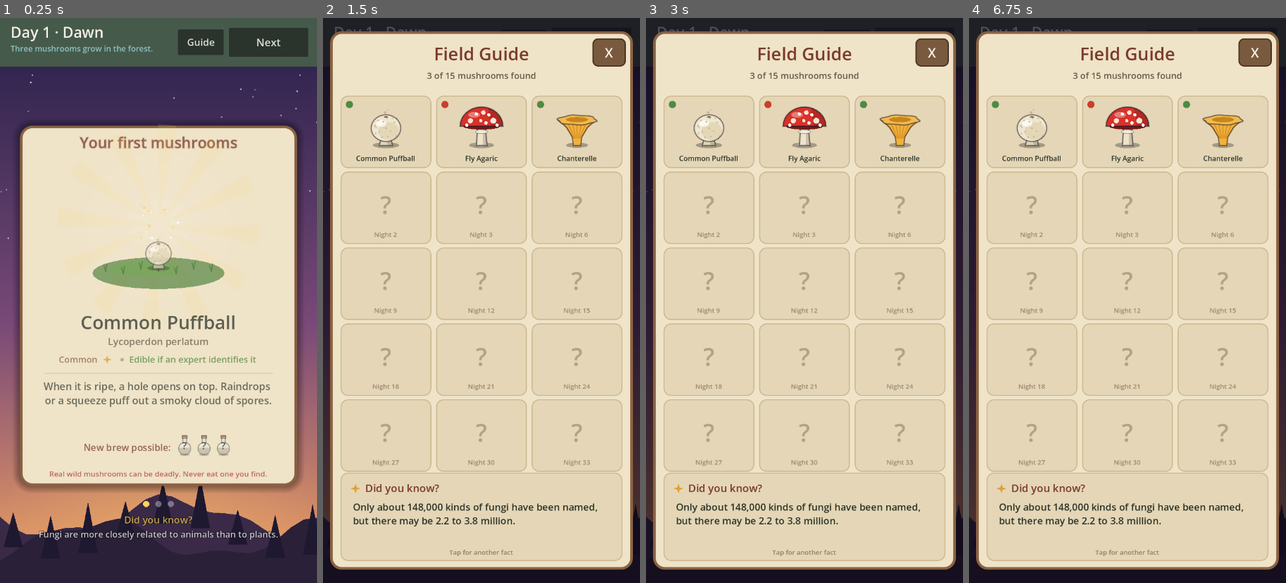
Above: before the commit, frames 1-4 (left to right).
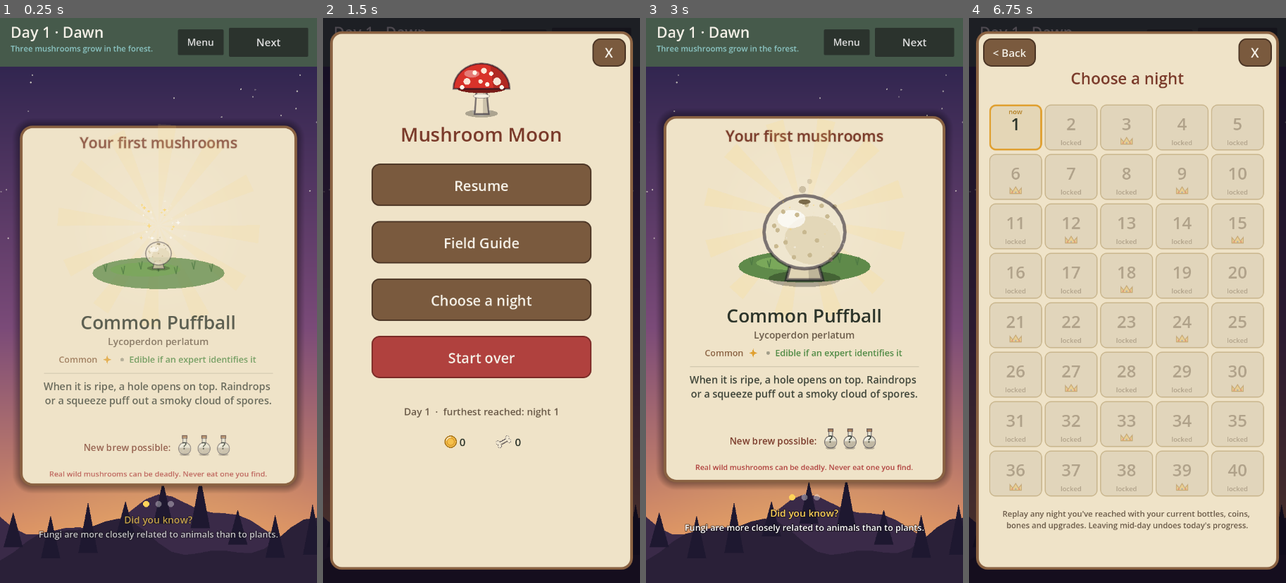
Above: after the commit, the same moments.

Repository: EstonTJ/Mushroom-Game
Game: Godot game, scene res://main.tscn
Same seed, same stepped clock (60 frames per second), same inputs: the game is played once before the commit and once after it.
Inputs (mouse positions are in pixels of both pictures, inside the frame that each line leads up to):
- Up to frame 1 (0.25 s): no input
- Up to frame 2 (1.5 s): click (522, 40) at 0.5 s, where only the run before the commit has a clickable "Guide"; move the mouse to (551, 272) at 1.27 s; click (551, 272) at 1.42 s
- Up to frame 3 (3 s): drag from (741, 328) to (788, 413) at 2.02 s; move the mouse to (836, 176) at 2.77 s; click (836, 176) at 2.92 s
- Up to frame 4 (6.75 s): click (1168, 40) at 3.5 s, where only the run after the commit has a clickable "Menu"; drag from (1111, 413) to (1032, 215) at 4.27 s; move the mouse to (1222, 385) at 5.02 s; click (1222, 385) at 5.17 s; drag from (1032, 215) to (1079, 159) at 5.77 s; move the mouse to (1143, 300) at 6.52 s; click (1143, 300) at 6.67 s

The runs differ from the first frame. In frame 1, less than 0.1% of the frame differs, in the area x 59-68%, y 3-5%; in frame 2, 28%; in frame 3, 54%, in the area x 0-100%, y 0-100%; in frame 4, 14%.

Commit message:
Menu: resume, Field Guide, choose a night, start over
The top-bar Guide button becomes Menu, which pauses the game and offers:
- Resume.
- Field Guide.
- Choose a night: a grid of all 40 nights; any night up to the furthest
  reached can be replayed (boss nights marked with a crown, the current
  night outlined). A replay starts that day in the forest with current
  bottles, coins, bones and upgrades; today's unfinished progress is
  undone first, as with Retry day. The furthest night (Data.best_day) is
  kept and saved, so the player can jump back.
- Start over: asks for confirmation, then erases the save and begins
  again on night 1.

Also fixes a real bug found by the new tests: a replaced screen stayed
in the tree until the end of the frame and could still fire signals (a
forest timer ending pushed the new day on to the cauldron). Screens are
now removed from the tree immediately when replaced.

Co-Authored-By: Claude Opus 5.5 <noreply@anthropic.com>

Diff:
--- a/scripts/data.gd
+++ b/scripts/data.gd
@@ -249,6 +249,8 @@
 const EMPOWER := {"radius": 1.3, "duration": 1.4, "dps": 1.5, "burst": 1.5, "ward": 2, "heal": 1}
 
 var day := 1
+## The furthest day reached; nights up to this can be replayed from the menu.
+var best_day := 1
 var coins := 0
 var bones := 0
 var upgrades := {}
@@ -264,6 +266,7 @@
 
 func reset_game() -> void:
 	day = 1
+	best_day = 1
 	inventory.clear()
 	bottles.clear()
 	discovered.clear()
@@ -302,7 +305,7 @@
 func save_game(phase: String = "forage") -> void:
 	var text := JSON.stringify({"version": SAVE_VERSION, "day": day, "phase": phase, "inventory": inventory,
 		"bottles": bottles, "discovered": discovered, "seen_creatures": seen_creatures, "unlock_seen": unlock_seen,
-		"coins": coins, "bones": bones, "upgrades": upgrades, "snapshot": _snapshot})
+		"coins": coins, "bones": bones, "upgrades": upgrades, "best_day": maxi(best_day, day), "snapshot": _snapshot})
 	var f := FileAccess.open(SAVE_PATH, FileAccess.WRITE)
 	if f != null:
 		f.store_string(text)
@@ -334,6 +337,7 @@
 		return false
 	reset_game()
 	day = clampi(int(data.get("day", 1)), 1, NIGHTS)
+	best_day = clampi(int(data.get("best_day", day)), day, NIGHTS)
 	unlock_seen = int(data.get("unlock_seen", 0))
 	saved_phase = str(data.get("phase", "forage"))
 	for id in ingredient_order:
--- a/scripts/main.gd
+++ b/scripts/main.gd
@@ -8,6 +8,7 @@
 const Unlock = preload("res://scripts/unlock.gd")
 const Guide = preload("res://scripts/guide.gd")
 const Shop = preload("res://scripts/shop.gd")
+const Menu = preload("res://scripts/menu.gd")
 
 var phase := ""
 var phase_node = null
@@ -17,6 +18,7 @@
 var action := Callable()
 var guide_btn: Button
 var guide
+var menu
 var diag_timer := 0.0
 var fps_label: Label
 
@@ -124,11 +126,11 @@
 	layer.add_child(action_btn)
 
 	guide_btn = Button.new()
-	guide_btn.text = "Guide"
+	guide_btn.text = "Menu"
 	guide_btn.position = Vector2(404, 26)
 	guide_btn.size = Vector2(104, 58)
 	guide_btn.add_theme_font_size_override("font_size", 22)
-	guide_btn.pressed.connect(open_guide)
+	guide_btn.pressed.connect(open_menu)
 	layer.add_child(guide_btn)
 
 	# Frame counter for performance checks: add ?fps to the web address.
@@ -149,6 +151,13 @@
 	guide.visible = false
 	guide.closed.connect(_on_guide_closed)
 	guide_layer.add_child(guide)
+	menu = Menu.new()
+	menu.visible = false
+	menu.resumed.connect(_on_guide_closed)
+	menu.guide_requested.connect(func(): open_guide())
+	menu.night_chosen.connect(_on_night_chosen)
+	menu.restart_confirmed.connect(_on_restart)
+	guide_layer.add_child(menu)
 
 
 ## Opens the Field Guide and pauses the game until it's closed.
@@ -161,6 +170,32 @@
 	get_tree().paused = false
 
 
+## Opens the game menu and pauses the game until it's closed.
+func open_menu() -> void:
+	menu.open()
+	get_tree().paused = true
+
+
+## Replay a night from the menu: today's unfinished progress is undone (as
+## with Retry day), then that day starts in the forest with current stock.
+func _on_night_chosen(n: int) -> void:
+	get_tree().paused = false
+	if phase in ["forage", "brew", "fortify", "night", "result"]:
+		Data.restore_snapshot()
+	Data.best_day = maxi(Data.best_day, Data.day)
+	Data.day = n
+	Data.unlock_seen = maxi(Data.unlock_seen, n)
+	_start_day()
+	hint.text = "Replaying night %d." % n
+
+
+func _on_restart() -> void:
+	get_tree().paused = false
+	Data.clear_save()
+	Data.reset_game()
+	_begin_day()
+
+
 func _on_action() -> void:
 	if action.is_valid():
 		action.call()
@@ -170,6 +205,9 @@
 	phase = new_phase
 	Data.write_diag(new_phase + " (starting)")
 	if phase_node:
+		# Take the old screen out at once so it can't fire signals (a forest
+		# timer running out, say) after the new screen has started.
+		remove_child(phase_node)
 		phase_node.queue_free()
 	phase_node = node
 	add_child(node)
@@ -212,6 +250,7 @@
 
 
 func _start_day() -> void:
+	Data.best_day = maxi(Data.best_day, Data.day)
 	Data.take_snapshot()
 	Data.save_game()
 	var forage := Forage.new()
@@ -280,6 +319,7 @@
 	if phase != "result":
 		return
 	Data.day += 1
+	Data.best_day = maxi(Data.best_day, Data.day)
 	Data.save_game("market")
 	_start_market(got_coins, got_bones)
 
--- /dev/null
+++ b/scripts/menu.gd
@@ -0,0 +1,192 @@
+extends Node2D
+## Game menu overlay (the game is paused while it's open): resume, open the
+## Field Guide, replay any night already reached, or start over.
+
+signal resumed
+signal guide_requested
+signal night_chosen(n: int)
+signal restart_confirmed
+
+const Art = preload("res://scripts/art.gd")
+
+const PANEL := Rect2(16, 30, 688, 1220)
+const CLOSE := Rect2(612, 46, 76, 64)
+const BACK := Rect2(32, 46, 120, 64)
+const MAIN_BUTTONS := ["Resume", "Field Guide", "Choose a night", "Start over"]
+const COLS := 5
+const TILE := Vector2(120, 104)
+const GRID_TOP := 196.0
+const YES := Rect2(120, 700, 220, 80)
+const NO := Rect2(380, 700, 220, 80)
+
+var page := "main"
+var t := 0.0
+var panel_box: StyleBoxFlat
+var button_box: StyleBoxFlat
+var tile_box: StyleBoxFlat
+var danger_box: StyleBoxFlat
+
+
+func _ready() -> void:
+	process_mode = Node.PROCESS_MODE_ALWAYS
+	panel_box = _box(Color("efe3c8"), Color("8a6242"), 26, 6)
+	button_box = _box(Color("7a5a3e"), Color("4a3424"), 18, 3)
+	tile_box = _box(Color("e4d6b6"), Color("c8b48a"), 14, 2)
+	danger_box = _box(Color("b0413e"), Color("7a2a26"), 18, 3)
+
+
+func _box(bg: Color, border: Color, radius: int, border_w: int) -> StyleBoxFlat:
+	var b := StyleBoxFlat.new()
+	b.bg_color = bg
+	b.border_color = border
+	b.set_border_width_all(border_w)
+	b.set_corner_radius_all(radius)
+	b.anti_aliasing = true
+	return b
+
+
+func open() -> void:
+	page = "main"
+	visible = true
+	t = 0.0
+
+
+func main_button(i: int) -> Rect2:
+	return Rect2(110, 330 + i * 130, 500, 96)
+
+
+func tile_rect(n: int) -> Rect2:
+	var i := n - 1
+	return Rect2(Vector2(46 + (i % COLS) * (TILE.x + 6), GRID_TOP + floori(float(i) / COLS) * (TILE.y + 8)), TILE)
+
+
+## Nights the player may choose: any up to the furthest they've reached.
+func can_choose(n: int) -> bool:
+	return n >= 1 and n <= maxi(Data.best_day, Data.day)
+
+
+func tap(p: Vector2) -> void:
+	match page:
+		"main":
+			if CLOSE.has_point(p):
+				_close()
+				return
+			for i in MAIN_BUTTONS.size():
+				if main_button(i).has_point(p):
+					match i:
+						0:
+							_close()
+						1:
+							visible = false
+							guide_requested.emit()
+						2:
+							page = "levels"
+						3:
+							page = "confirm"
+					return
+		"levels":
+			if BACK.has_point(p):
+				page = "main"
+				return
+			if CLOSE.has_point(p):
+				_close()
+				return
+			for n in range(1, Data.NIGHTS + 1):
+				if tile_rect(n).has_point(p) and can_choose(n):
+					visible = false
+					night_chosen.emit(n)
+					return
+		"confirm":
+			if YES.has_point(p):
+				visible = false
+				restart_confirmed.emit()
+			elif NO.has_point(p):
+				page = "main"
+
+
+func _close() -> void:
+	visible = false
+	resumed.emit()
+
+
+func _input(event: InputEvent) -> void:
+	if not visible:
+		return
+	if event is InputEventMouseButton and event.pressed and event.button_index == MOUSE_BUTTON_LEFT:
+		tap(get_global_mouse_position())
+	get_viewport().set_input_as_handled()
+
+
+func _process(delta: float) -> void:
+	if visible:
+		t += delta
+		queue_redraw()
+
+
+func _draw() -> void:
+	var font := ThemeDB.fallback_font
+	var rid := get_canvas_item()
+	draw_rect(Rect2(0, 0, 720, 1280), Color(0.05, 0.03, 0.08, 0.72))
+	panel_box.draw(rid, PANEL)
+	match page:
+		"main":
+			_draw_main(font, rid)
+		"levels":
+			_draw_levels(font, rid)
+		"confirm":
+			_draw_confirm(font, rid)
+
+
+func _close_button(font: Font, rid: RID) -> void:
+	button_box.draw(rid, CLOSE)
+	draw_string(font, CLOSE.position + Vector2(0, 44), "X", HORIZONTAL_ALIGNMENT_CENTER, CLOSE.size.x, 30, Data.parchment)
+
+
+func _draw_main(font: Font, rid: RID) -> void:
+	_close_button(font, rid)
+	Art.ingredient(self, "fly_agaric", Vector2(360, 190), 110)
+	draw_string(font, Vector2(0, 280), "Mushroom Moon", HORIZONTAL_ALIGNMENT_CENTER, 720, 44, Color("7a3a2a"))
+	for i in MAIN_BUTTONS.size():
+		var r := main_button(i)
+		(danger_box if i == 3 else button_box).draw(rid, r)
+		draw_string(font, r.position + Vector2(0, 62), MAIN_BUTTONS[i], HORIZONTAL_ALIGNMENT_CENTER, r.size.x, 32, Data.parchment)
+	draw_string(font, Vector2(0, 900), "Day %d  ·  furthest reached: night %d" % [Data.day, maxi(Data.best_day, Data.day)],
+		HORIZONTAL_ALIGNMENT_CENTER, 720, 22, Color("6a5a48"))
+	Art.coin(self, Vector2(290, 960), 28)
+	draw_string(font, Vector2(310, 970), str(Data.coins), HORIZONTAL_ALIGNMENT_LEFT, -1, 24, Data.ink)
+	Art.bone(self, Vector2(410, 960), 36)
+	draw_string(font, Vector2(436, 970), str(Data.bones), HORIZONTAL_ALIGNMENT_LEFT, -1, 24, Data.ink)
+
+
+func _draw_levels(font: Font, rid: RID) -> void:
+	_close_button(font, rid)
+	button_box.draw(rid, BACK)
+	draw_string(font, BACK.position + Vector2(0, 42), "< Back", HORIZONTAL_ALIGNMENT_CENTER, BACK.size.x, 24, Data.parchment)
+	draw_string(font, Vector2(0, 150), "Choose a night", HORIZONTAL_ALIGNMENT_CENTER, 720, 36, Color("7a3a2a"))
+	for n in range(1, Data.NIGHTS + 1):
+		var r := tile_rect(n)
+		var open_night := can_choose(n)
+		tile_box.bg_color = Color("e4d6b6") if open_night else Color(0.83, 0.78, 0.68, 0.5)
+		tile_box.border_color = Color("e0a030") if n == Data.day else Color("c8b48a")
+		tile_box.set_border_width_all(4 if n == Data.day else 2)
+		tile_box.draw(rid, r)
+		var col := Data.ink if open_night else Color(0.4, 0.33, 0.25, 0.4)
+		draw_string(font, r.position + Vector2(0, 58), str(n), HORIZONTAL_ALIGNMENT_CENTER, r.size.x, 38, col)
+		if Data.night_boss(n) != "":
+			Art.crown(self, r.position + Vector2(r.size.x / 2.0, 90), 26, 1.0 if open_night else 0.35)
+		elif not open_night:
+			draw_string(font, r.position + Vector2(0, 92), "locked", HORIZONTAL_ALIGNMENT_CENTER, r.size.x, 15, col)
+		if n == Data.day:
+			draw_string(font, r.position + Vector2(0, 22), "now", HORIZONTAL_ALIGNMENT_CENTER, r.size.x, 15, Color("b07a1a"))
+	draw_multiline_string(font, Vector2(60, 1130), "Replay any night you've reached with your current bottles, coins, bones and upgrades. Leaving mid-day undoes today's progress.",
+		HORIZONTAL_ALIGNMENT_CENTER, 600, 18, 3, Color("6a5a48"))
+
+
+func _draw_confirm(font: Font, rid: RID) -> void:
+	draw_string(font, Vector2(0, 470), "Start over?", HORIZONTAL_ALIGNMENT_CENTER, 720, 44, Color("7a3a2a"))
+	draw_multiline_string(font, Vector2(80, 540), "This erases your saved game: nights, bottles, coins, bones, upgrades and discoveries. You'll begin again on night 1.",
+		HORIZONTAL_ALIGNMENT_CENTER, 560, 24, 4, Data.ink)
+	danger_box.draw(rid, YES)
+	draw_string(font, YES.position + Vector2(0, 52), "Start over", HORIZONTAL_ALIGNMENT_CENTER, YES.size.x, 28, Color.WHITE)
+	button_box.draw(rid, NO)
+	draw_string(font, NO.position + Vector2(0, 52), "Cancel", HORIZONTAL_ALIGNMENT_CENTER, NO.size.x, 28, Data.parchment)
--- a/tests/screenshots.gd
+++ b/tests/screenshots.gd
@@ -172,4 +172,18 @@
 	g.open("lions_mane")
 	await frames(20)
 	await shot("9_guide_lions_mane")
+	g.visible = false
+
+	# The menu and the night picker (furthest reached: night 12, now on 9).
+	var Menu = load("res://scripts/menu.gd")
+	var mn = Menu.new()
+	layer.add_child(mn)
+	Data.day = 9
+	Data.best_day = 12
+	mn.open()
+	await frames(4)
+	await shot("11_menu")
+	mn.page = "levels"
+	await frames(4)
+	await shot("11_menu_nights")
 	get_tree().quit()
--- a/tests/smoke_test.gd
+++ b/tests/smoke_test.gd
@@ -471,6 +471,47 @@
 	m2.queue_free()
 	await frames(1)
 
+	# The menu: resume, replay a reached night, start over.
+	Data.clear_save()
+	Data.reset_game()
+	Data.day = 5
+	Data.best_day = 5
+	Data.coins = 20
+	Data.save_game()
+	var m4 = load("res://main.tscn").instantiate()
+	add_child(m4)
+	await frames(2)
+	m4.open_menu()
+	var mn = m4.menu
+	check(get_tree().paused and mn.visible and mn.page == "main", "Menu opens and pauses the game")
+	mn.tap(mn.main_button(0).get_center())
+	check(not get_tree().paused and not mn.visible, "Resume closes it and unpauses")
+	m4.open_menu()
+	mn.tap(mn.main_button(2).get_center())
+	check(mn.page == "levels" and mn.can_choose(5) and not mn.can_choose(6), "nights up to the furthest reached can be chosen")
+	mn.tap(mn.tile_rect(6).get_center())
+	check(mn.visible and Data.day == 5, "a locked night can't be picked")
+	m4.phase_node.time_left = 0.0
+	Data.inventory["puffball"] = 9
+	mn.tap(mn.tile_rect(2).get_center())
+	await frames(2)
+	check(Data.day == 2 and Data.best_day == 5 and m4.phase == "forage" and not get_tree().paused,
+		"picking night 2 replays it and keeps the furthest night (5)")
+	check(Data.coins == 20, "replaying keeps coins and bones")
+	check(Data.load_game() and Data.day == 2 and Data.best_day == 5, "the replay and furthest night are saved")
+	m4.open_menu()
+	mn.tap(mn.main_button(3).get_center())
+	check(mn.page == "confirm" and Data.day == 2, "Start over asks first")
+	mn.tap(mn.NO.get_center())
+	check(mn.page == "main" and Data.day == 2, "Cancel keeps the game")
+	mn.tap(mn.main_button(3).get_center())
+	mn.tap(mn.YES.get_center())
+	await frames(2)
+	check(Data.day == 1 and Data.best_day == 1 and Data.coins == 0 and m4.phase == "unlock" and not get_tree().paused,
+		"Start over begins again on night 1")
+	m4.queue_free()
+	await frames(1)
+
 	Data.clear_save()
 	check(not Data.load_game(), "with no save, the game starts fresh")
 
Not shown, added: scripts/menu.gd.uid
Not shown, changed: docs/index.html
Not shown, changed: docs/index.pck
